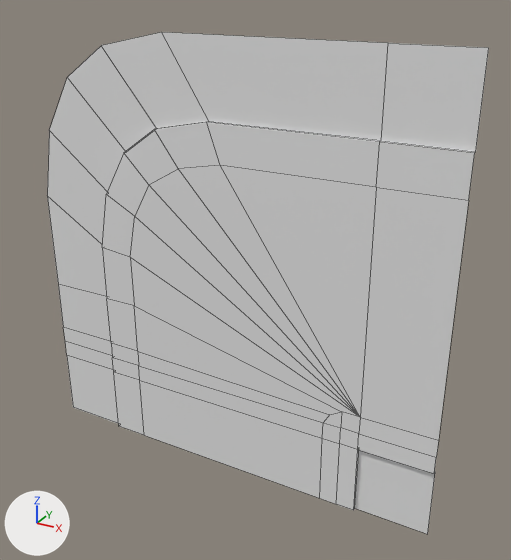
Renders of the FBX model Assets/Models/Traffic/Roads/Prop_MainRoad_Curve.fbx from each side of a commit.
Camera for both pictures: a 50 mm camera at (-23.72, -3.96, 8.07) aimed at (-31.9, 10.92, 0.64). Arrows for +X, +Y and +Z are at lower left; the lights stay in place. Mesh edges are drawn as thin lines. Where no turn or scale is listed for an object, it has been applied to the vertices.

Objects in the first picture: 'Prop_MainRoad_Curve'.
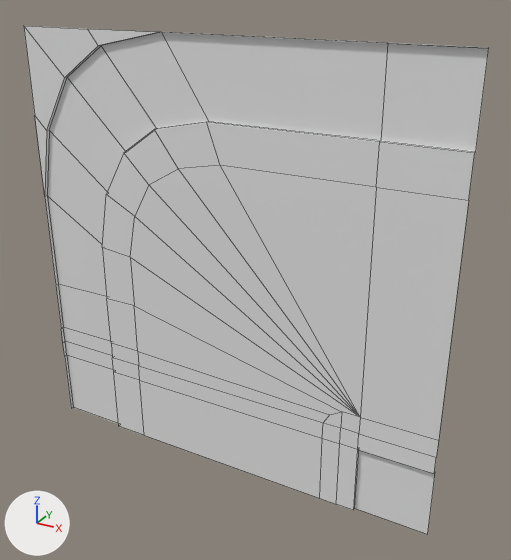
Commit message: Updated road assets

Diff of the bpy script that builds the scene:
```diff
--- a/Assets/Models/Traffic/Roads/Prop_MainRoad_Curve.fbx.py
+++ b/Assets/Models/Traffic/Roads/Prop_MainRoad_Curve.fbx.py
@@ mat_mat_grass @@
+mat_mat_grass = principled_material('MAT_Grass')
+mat_mat_grass.base_color = (0.8, 0.8, 0.8)  # white #e7e7e7
@@ me_mesh_mainroad_curve @@
 # used by ob_prop_mainroad_curve; location = (-26.64, 10.49, -5.3)
-me_mesh_mainroad_curve.from_pydata(...)  # 67 vertices, 55 faces; spans x -12.0..0.0, y 0.0..0.1, z 0.0..12.0
+me_mesh_mainroad_curve.from_pydata(...)  # 82 vertices, 70 faces; spans x -12.0..0.0, y 0.0..0.1, z 0.0..12.0
+# me_mesh_mainroad_curve part 1
+# 3 vertices are added at (-12.0, 0.0, 12.0), (-9.81, 0.0, 12.0), (-12.0, 0.0, 9.66)
+# 12 new vertices lie (0.0, -0.1, 0.0) away from vertices in x -12.0..0.0, y 0.1, z 0.0..12.0
+# 11 new faces join them, mat_mat_sidewalk (white #e7e7e7)
+# 4 new faces join them, mat_mat_grass (white #e7e7e7)
 me_mesh_mainroad_curve.materials.append(mat_mat_road)
@@ me_mesh_mainroad_curve @@
 me_mesh_mainroad_curve.materials.append(mat_mat_sidewalk)
+me_mesh_mainroad_curve.materials.append(mat_mat_grass)  # white #e7e7e7
```

Boxes [x1, y1, x2, y2] around the edits, measured in the pictures (511 x 560 px):
'Prop_MainRoad_Curve', reshaped
    before: [47, 32, 489, 534]
    after: [24, 26, 489, 534]
part 1 of me_mesh_mainroad_curve, added
    after: [24, 26, 486, 409]
